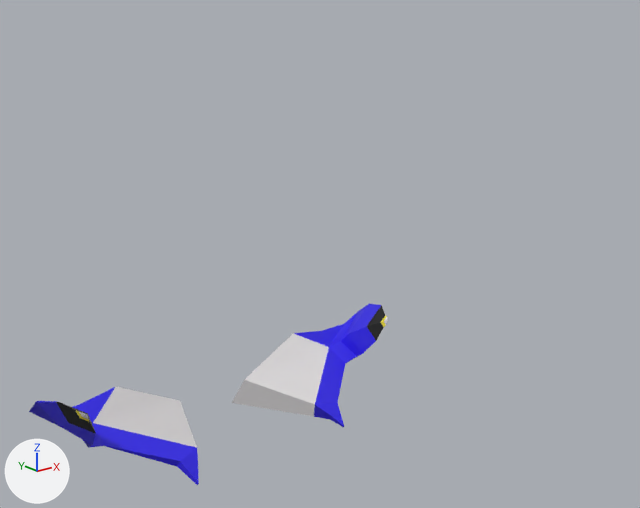
The Blender file devsrc/blender_files/wings/blend/helia_wings.blend, before and after one commit.
Before and after are seen from a 50 mm camera at (-99.0, -94.9, 80.3) aimed at (3.5, 33.3, 29.0). Arrows for +X, +Y and +Z are at lower left; the lights stay in place. The older version comes first.

Names of what the first picture shows: 'helia_wings'.
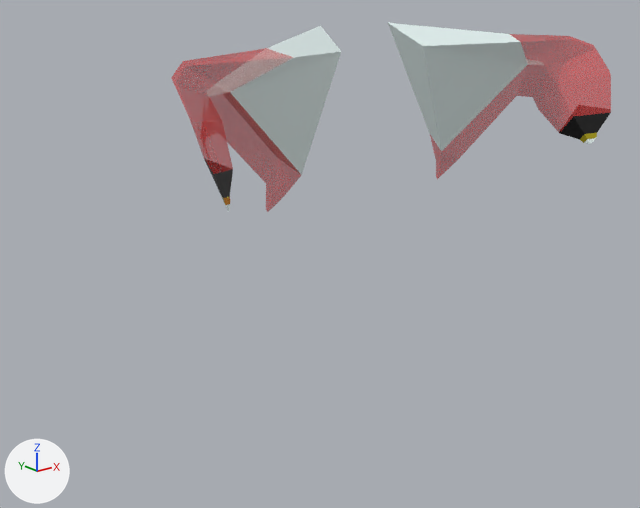
What changed in the scene script:
```text
Add img_c_invasion_wrangler_laser_png:
    img_c_invasion_wrangler_laser_png = load_image('c_invasion_wrangler_laser.png', '../../jdeivid/ruina/c_invasion_wrangler_laser.png', 16, 16, 'sRGB')
Add img_painted_wood_01_png:
    img_painted_wood_01_png = load_image('painted_wood_01.png', '../../jdeivid/ruina/painted_wood_01.png', 512, 512, 'sRGB')
Add mat_c_invasion_wrangler_laser:
    mat_c_invasion_wrangler_laser = principled_material('c_invasion_wrangler_laser')
    mat_c_invasion_wrangler_laser.texture = img_c_invasion_wrangler_laser_png  # with its transparency
Add mat_gold_player:
    mat_gold_player = principled_material('gold_player')
    mat_gold_player.base_color = (0.8, 0.673, 0.0398)  # yellow #e7d638
    mat_gold_player.metallic = 1.0
    mat_gold_player.roughness = 0.0
Add mat_painted_wood_01:
    mat_painted_wood_01 = principled_material('painted_wood_01')
    mat_painted_wood_01.texture = img_painted_wood_01_png
Change me_sbxo2014_medic_wintergarb_coat:
    where me_sbxo2014_medic_wintergarb_coat.from_pydata(...)  # 51 vertices, 58 faces, 1 loose edge; spans x -43.8..-7.3, y 44.2..72.8, z -19.6..2.5
    used by ob_helia_wings; location = (0.0, 0.0, 0.0)
    remove me_sbxo2014_medic_wintergarb_coat.materials.append(mat_c_frying_pan_gold)  # yellow #e7d638
    me_sbxo2014_medic_wintergarb_coat part 1: all 14 faces that had it switch from mat_glow_inner (light grey #dddadb) to mat_painted_wood_01 (picture img_painted_wood_01_png)
    me_sbxo2014_medic_wintergarb_coat part 2: all 30 faces that had it switch from mat_blue (blue #2c1ce7) to mat_c_invasion_wrangler_laser (picture img_c_invasion_wrangler_laser_png)
    me_sbxo2014_medic_wintergarb_coat part 3: texture (UV) coordinates of 44 of 58 faces, centred in x -43.6..-12.3, y 45.9..70.6, z -17.6..1.4, changed; they spanned u -1.06..3.01, v -0.44..0.0 and now span u 0.0..0.3, v 0.0..0.54
    add me_sbxo2014_medic_wintergarb_coat.materials.append(mat_gold_player)  # yellow #e7d638
Change ob_helia_wings:
    ob_helia_wings.rotation_euler: (0.0, 0.0, 0.0) -> (1.571, 0.0, 0.0)  # degrees (0, 0, 0) -> degrees (90, 0, 0)
```

Changed parts and their boxes [x1, y1, x2, y2] in the pictures (640 x 508 px):
'helia_wings', recoloured, surface changed, turned: before [29, 304, 388, 485]; after [204, 23, 611, 212]
part 1 of me_sbxo2014_medic_wintergarb_coat, recoloured: before [80, 317, 388, 447]; after [205, 23, 596, 211]
part 2 of me_sbxo2014_medic_wintergarb_coat, recoloured: before [29, 304, 381, 485]
part 3 of me_sbxo2014_medic_wintergarb_coat, surface changed: before [29, 304, 388, 485]; after [205, 23, 596, 211]
